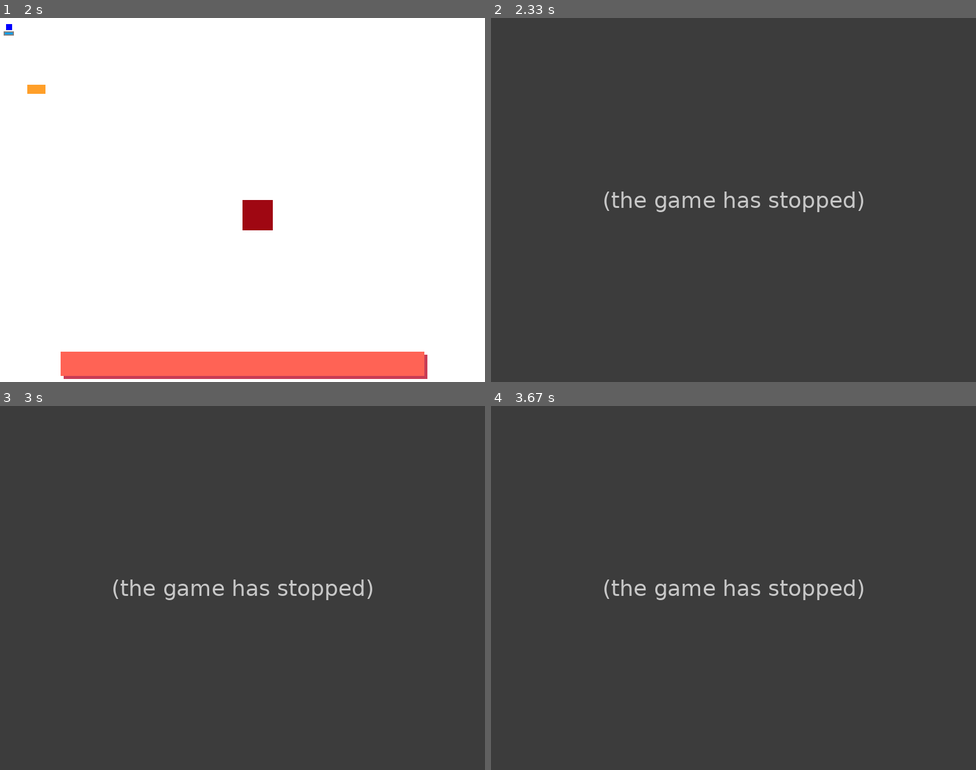
Above: before the commit, frames 1-4 (two rows, left to right).
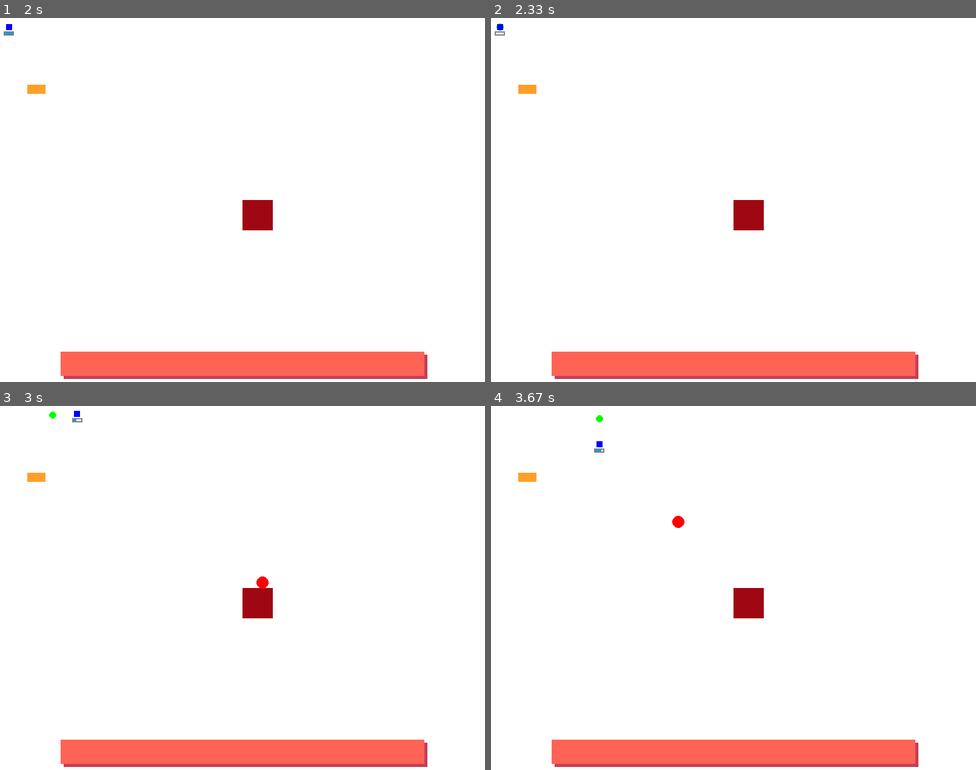
Above: after the commit, the same moments.

Repository: johannesbenjohannes/BlueSquer
Game: pygame game, started from main.py
The game is run twice, just before and just after one commit, with the same random seed, the same clock (stepped at 60 frames per second) and the same inputs.
Inputs (mouse positions are in pixels of both pictures, inside the frame that each line leads up to):
- Up to frame 1 (2 s): click "PLAY" at 0.38 s; click "Blue Lobsta" at 0.72 s; press the mouse at (242, 360) at 1.03 s; move the mouse to (155, 345) at 1.13 s; release the mouse at (72, 331) at 1.27 s; press the mouse at (242, 236) at 1.37 s; move the mouse to (155, 214) at 1.47 s; release the mouse at (67, 189) at 1.6 s; click "PLAY" at 1.72 s
- Up to frame 2 (2.33 s): tap Space at 2 s
- Up to frame 3 (3 s): hold D 2.33-2.8 s; tap Space at 2.4, 2.7, 2.9 s; hold D from 2.83 s (still down); tap Z at 2.98 s
- Up to frame 4 (3.67 s): tap Space at 3.2, 3.4 s; release D at 3.3 s; hold S 3.33-3.63 s

Frame 1 is identical in both runs. In frame 2, 100% of the frame differs, in the area x 0-100%, y 0-100%; in frame 3, 100%; in frame 4, 100%.
Error before the commit: NameError: name 'cooldown' is not defined (main.py line 155); the game stopped at 2 s (later frames are placeholders)

Commit message:
organisation, nouveau pattern phase 2

Diff:
--- a/main.py
+++ b/main.py
@@ -6,7 +6,7 @@
 import random as rd
 from pyvectors import Vector2
 from time import sleep, time
-from color_palette import *
+from graphics.color_palette import *
 
 # --- 1. Initialisation ---
 pygame.init()
@@ -105,6 +105,27 @@
         if self.w >= 12:
             if self in LineAttack.lines:
                 LineAttack.lines.remove(self)
+class surroundAttack:
+    surrounds = []
+    def __init__(self,x,y,theta,r):
+        self.x =x
+        self.y = y
+        self.theta = theta
+        self.r = r
+    def draw(self, window):
+        pygame.draw.circle(window, RED,(self.x,self.y),self.r,5)
+        pygame.draw.circle(window, WHITE,(self.x+(self.r-round(45*self.r/100))*m.cos(self.theta),self.y+(self.r-round(45*self.r/100))*m.sin(self.theta)),round(50*self.r/100),round(50*self.r/100))
+        pygame.draw.circle(window, WHITE,(self.x+(self.r-round(45*self.r/100))*m.cos(self.theta)*(-1),self.y+(self.r-round(45*self.r/100))*m.sin(self.theta)*(-1)),round(50*self.r/100),round(50*self.r/100))
+
+    def update(self):
+        self.r-=0.1
+        self.theta+=0.05
+        if self.r < 70:
+            self.r-=2
+            if self.r <30:
+                if self in surroundAttack.surrounds:
+                    surroundAttack.surrounds.remove(self)
+
 
 class Upgrade:
     timer: int
@@ -132,40 +153,40 @@
     activation_timestamp = 0.0
 
 
-class Dash(Ability):
-    def __init__(self, plr):
-        self.plr = plr
-        self.cooldown = 1.2
-        self.activation_timestamp = time() - self.cooldown
-
-    def activate(self, /):
-        if not self.canActivate():
-            return
-
-        self.timer = 0
-        self.active = True
-
-    def canActivate(self):
-        if not self.enabled or self.active:
-            return False
-
-        if not self.cooldown:
-            return True
-
-        return time() - self.activation_timestamp > cooldown
-
-    def udpate(self):
-        if not self.active: return
-
-        self.timer += 1
-
-        if self.timer <= 7:
-            self.plr["immortal"] = True
-            self.plr["speed"] = 13
-
-        else:
-            self.plr["immortal"] = False
-            self.plr["speed"] = 3
+# class Dash(Ability):
+#     def __init__(self, plr):
+#         self.plr = plr
+#         self.cooldown = 1.2
+#         self.activation_timestamp = time() - self.cooldown
+
+#     def activate(self, /):
+#         if not self.canActivate():
+#             return
+
+#         self.timer = 0
+#         self.active = True
+
+#     def canActivate(self):
+#         if not self.enabled or self.active:
+#             return False
+
+#         if not self.cooldown:
+#             return True
+
+#         return time() - self.activation_timestamp > cooldown
+
+#     def udpate(self):
+#         if not self.active: return
+
+#         self.timer += 1
+
+#         if self.timer <= 7:
+#             self.plr["immortal"] = True
+#             self.plr["speed"] = 13
+
+#         else:
+#             self.plr["immortal"] = False
+#             self.plr["speed"] = 3
 
 
 def main():
@@ -178,7 +199,7 @@
             "immortal": False
         }
     }
-    dash_abil = Dash(player)
+    # dash_abil = Dash(player)
     DARK_RED = (200,0,0)
 
     player_speed = 3
@@ -237,7 +258,7 @@
             "attacking": False,
             "compteur_attaque": 0,
             "attaques": 0,
-            "attaques_max": 20,
+            "attaques_max": 15,
         },
         "bullets2":{
             "attacking": False,
@@ -246,10 +267,17 @@
             "attaques_max": 24,
             "compteur_attaque":0
         },
+        "surround":{
+            "attacking": False,
+            "compteur_attaque": 0,
+            "attaques": 0,
+            "attaques_max":5
+
+        }
     }
 
     phase_1 = ["circle", "bullets","line"]
-    phase_2 = ["line2", "bullets2"]
+    phase_2 = ["surround","line2","bullets2"]
     alive = True
     immortel = False
     toggled_upgrade = False
@@ -518,7 +546,7 @@
         boss_target_pos = Vector2(1,1)
         player_direction = Vector2(1,1)
         compteur = 0
-        nb_phase = 1
+        nb_phase = 2
         player_color=BLUE
         current_pattern = "NO PATTERN"
         previous_pattern = "NO PATTERN"
@@ -536,7 +564,7 @@
         if "angles" in patterns["bullets"]:
             patterns["bullets"]["angles"] = [i*(m.pi/6) for i in range(12)]
         alive = True
-        immortel = False
+        immortel = True
         has_dashed = False
         compteur_dash = 120
         has_shot = False
@@ -606,15 +634,15 @@
                 rect_y -= player["speed"]
 
             if touches[pygame.K_SPACE]:
-                dash_abil.activate()
-                # if compteur_dash == 120:
-                #     has_dashed = True
-                #     compteur_dash = 0
-                #     player["speed"] = 13
-                #     immortel = True
-            if touches[Upgrade.upgrade1.key] and nb_upgrade == 1:    #triggers boss blindness
-                toggled_upgrade = Upgrade.upgrade1(timer=compteur)
-                player_color = (204, 202, 232)
+                # dash_abil.activate()
+                if compteur_dash == 120:
+                    has_dashed = True
+                    compteur_dash = 0
+                    player["speed"] = 13
+                    immortel = True
+            # if touches[Upgrade.upgrade1.key] and nb_upgrade == 1:    #triggers boss blindness
+            #     toggled_upgrade = Upgrade.upgrade1(timer=compteur)
+            #     player_color = (204, 202, 232)
 
             for obj in projectile:
                 obj.pos += obj.target * obj.velocity
@@ -682,8 +710,11 @@
                             previous_pattern = current_pattern
                         elif nb_phase == 2:
                             current_pattern = rd.choice(phase_2)
+                            while current_pattern == previous_pattern:
+                                current_pattern = rd.choice(phase_2)
                             print(current_pattern)
                             patterns[current_pattern]["attaques"] = 0
+                            previous_pattern = current_pattern
                             if first_move:
                                 boss_target_x = rd.randint(100,700)
                                 boss_target_y = rd.randint(100,500)
@@ -724,7 +755,7 @@
                         CircleAttack.circles.append(CircleAttack(rect_x+5, rect_y+5))
                     for circle in CircleAttack.circles:
                         circle.update()
-                        circle.draw()
+                        circle.draw(fenetre)
                     distance = (dx**2 + dy**2) ** 0.5
                     if distance < 2:
                         boss.pos.x = boss_target_pos.x
@@ -819,7 +850,7 @@
                         LineAttack.lines.append(LineAttack(rect_x+2000*m.cos(rdTheta),rect_y+2000*m.sin(rdTheta),rect_x+2000*m.cos(rdTheta+m.pi),rect_y+2000*m.sin(rdTheta+m.pi)))
                         rdTheta = rd.uniform(0, 2*m.pi)
                         LineAttack.lines.append(LineAttack(rect_x+2000*m.cos(rdTheta),rect_y+2000*m.sin(rdTheta),rect_x+2000*m.cos(rdTheta+m.pi),rect_y+2000*m.sin(rdTheta+m.pi)))
-                        patterns["line"]["attaques"] += 1
+                        patterns["line2"]["attaques"] += 1
                         patterns["line2"]["attacking"] = True
                     for line in LineAttack.lines:
                         line.update()
@@ -833,6 +864,25 @@
                         patterns["line2"]["attacking"] = False
                         patterns["line2"]["compteur_attaque"] = 0
 
+                if draw_what == "surround":
+                    phase_when_started = nb_phase
+                    if compteur % 120 ==0:
+                        surroundAttack.surrounds.append(surroundAttack(rect_x,rect_y,rd.randint(1,89),100))
+                        patterns["surround"]["attaques"] += 1
+                        patterns["surround"]["attacking"] = True
+                    for surround in surroundAttack.surrounds:
+                        surround.update()
+                        surround.draw(fenetre)
+                    if patterns["surround"]["attaques"] >= patterns["surround"]["attaques_max"]:
+                        draw_what = "NO PATTERN"
+                        patterns["surround"]["attacking"] = False
+                        patterns["surround"]["compteur_attaque"] = 0
+                    if phase_when_started != nb_phase:
+                        draw_what = "NO PATTERN"
+                        patterns["surround"]["attacking"] = False
+                        patterns["surround"]["compteur_attaque"] = 0
+
+
                 if boss.health <= 0:
                     print("\a")
                     print("YOU WON!")
@@ -871,7 +921,7 @@
 
                 if boss.health < 500:
                     nb_phase = 2
-                if boss.health < 300:
+                if boss.health < 200:
                     nb_phase = 3
                     boss_target_x = 400
                     boss_target_y = 300
Renamed: ResearchNDevelopment.py -> experimental/ResearchNDevelopment.py
Renamed: main_altern_ver.py -> experimental/WIP/main_altern_ver.py
Renamed: rewrite.py -> experimental/WIP/rewrite.py
Renamed: test.py -> experimental/WIP/test.py
Renamed: canard101s playground.py -> experimental/canard101s playground.py
Renamed: dlc2futurperspectivesdigitalesmodernes.py -> experimental/dlc2futurperspectivesdigitalesmodernes.py
Renamed: color_palette.py -> graphics/color_palette.py
Not shown, removed: to_do_list
Not shown, added: experimental/REGARDE çA.mp4
Not shown, added: music/loop1.wav
Not shown, added: music/loop2.wav
Not shown, added: music/meusik.md
(and 1 more such lines)
